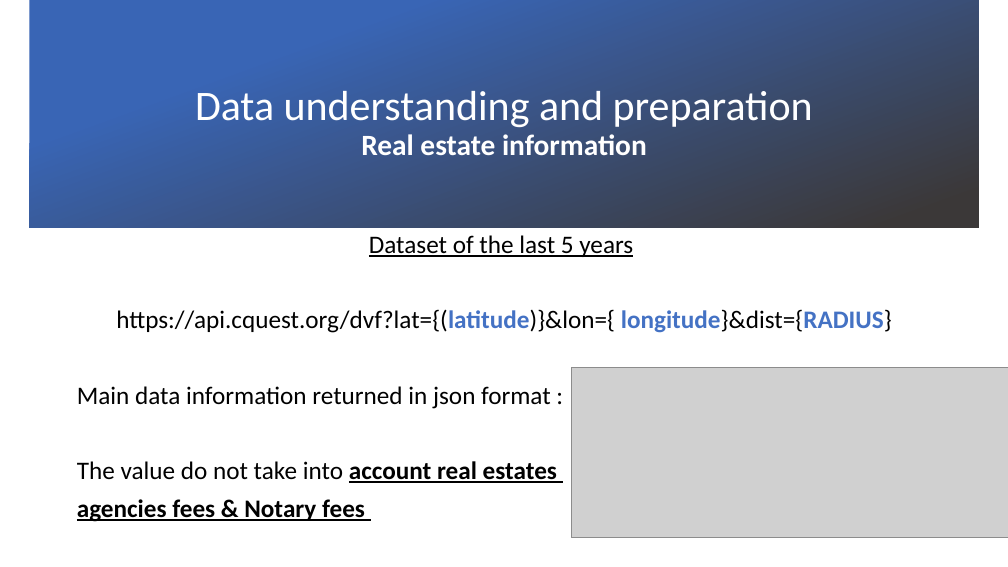
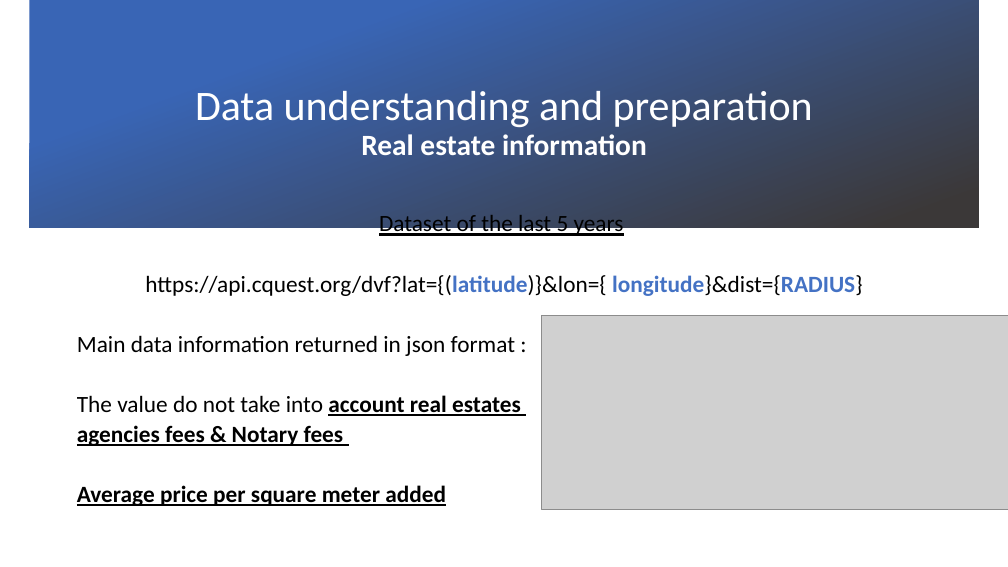
Before and after one commit to PierreBeylard/Coursera_Capstone, a slide deck: slide 6 of CapStoneProject.pptx. Drawn at 1008x567 pixels with LibreOffice and Linux fonts; fonts in the diff are those of the drawing; grey boxes stand for pictures; background and template pictures are left out. Boxes give left, top, right and bottom in pixels: in the first picture for what was removed or moved away, otherwise in the second. Text is boxed around its words. In the diff, an @@ line names an element or a change of style, - is before the commit and + after.

Commit message:
deletion of useless slides and grammar corrections

```diff
--- a/CapStoneProject.pptx
+++ b/CapStoneProject.pptx
@@ text "Dataset of the last 5 ...": place and size @@
-text "Dataset of the last 5 ..." at box(77, 235, 892, 522)
+text "Dataset of the last 5 ..." at box(77, 215, 863, 506)
@@ text at box(77, 215, 863, 446): size 24 to 22.2 pt in "Dataset of the last 5 years", "https://api.cquest.org/dvf?lat={(latitude)}&lon={ longitude} ...", "Main data information returned in json format ...", "The value do not take into account ..." and 1 more places; line spacing 0.9 to 0.7 @@
@@ picture: place and size @@
-picture at box(572, 368, 1008, 538)
+picture at box(542, 315, 1008, 510)
@@ text at box(77, 485, 446, 506): paragraph added @@
+Average price per square meter added
```
Also in this commit, not shown: 4 other slides changed, 5 slides removed.
